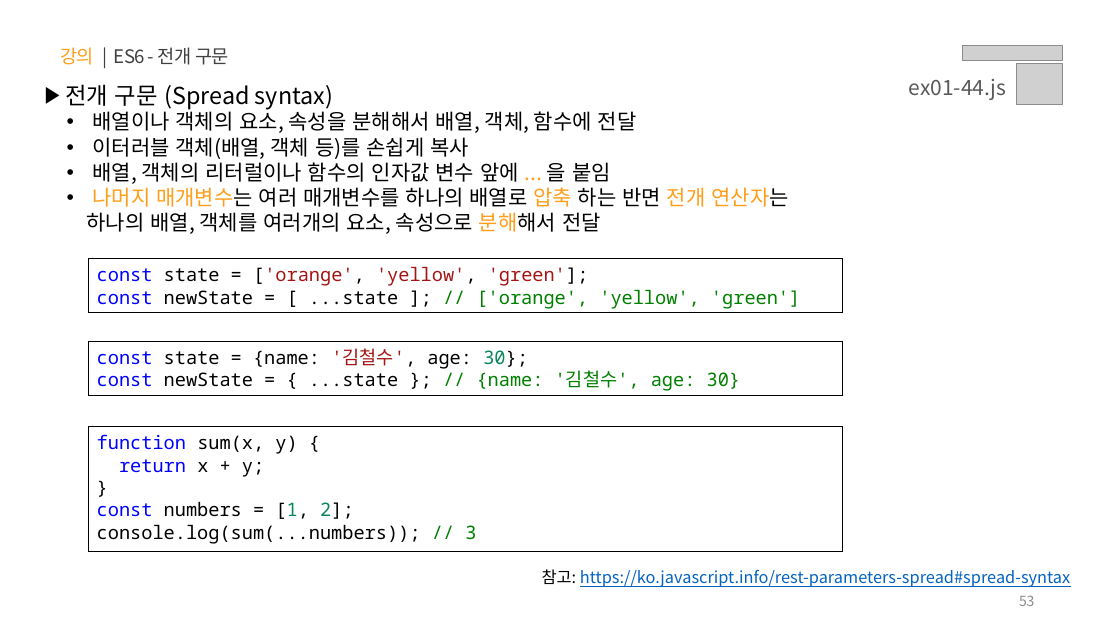
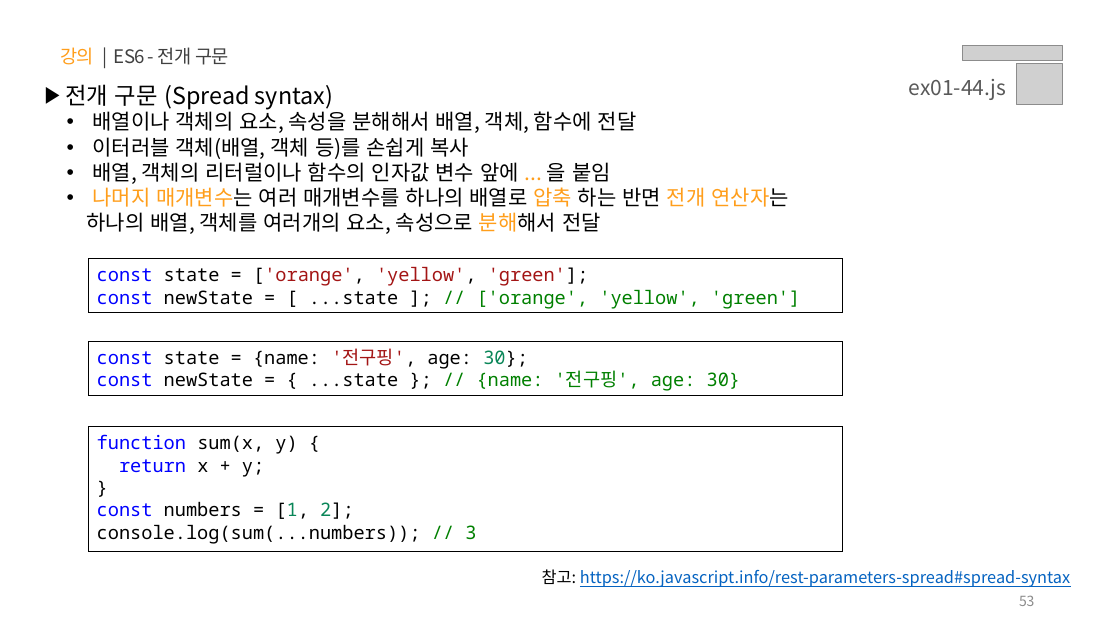
Before and after one commit to yebin-jeong/learn-js, a slide deck: slide 53 of PPT/01.자바스크립트 - 기초 문법.pptx. Drawn at 1120x630 pixels with LibreOffice and Linux fonts; fonts in the diff are those of the drawing; grey boxes stand for pictures. Boxes give left, top, right and bottom in pixels: in the first picture for what was removed or moved away, otherwise in the second. Text is boxed around its words. In the diff, an @@ line names an element or a change of style, - is before the commit and + after.

```diff
--- a/PPT/01.자바스크립트 - 기초 문법.pptx
+++ b/PPT/01.자바스크립트 - 기초 문법.pptx
@@ text in rectangle at <box>97,348,741,391</box>: text changed @@
-const state = {name: '김철수', age: 30};
-const newState = { ...state }; // {name: '김철수', age: 30}
+const state = {name: '전구핑', age: 30};
+const newState = { ...state }; // {name: '전구핑', age: 30}
```
Also in this commit, not shown: 6 other slides changed, 2 other files.
